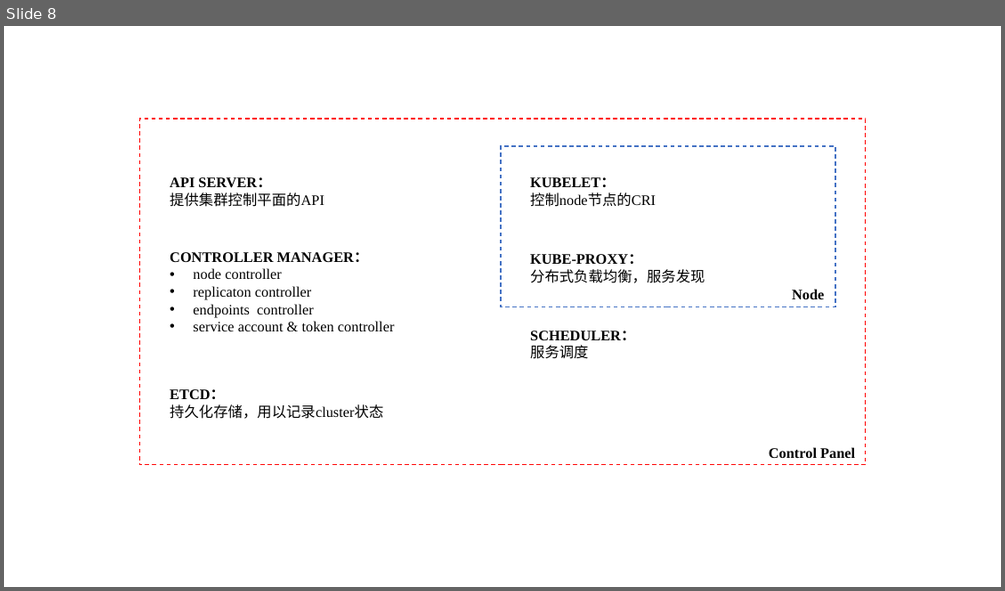
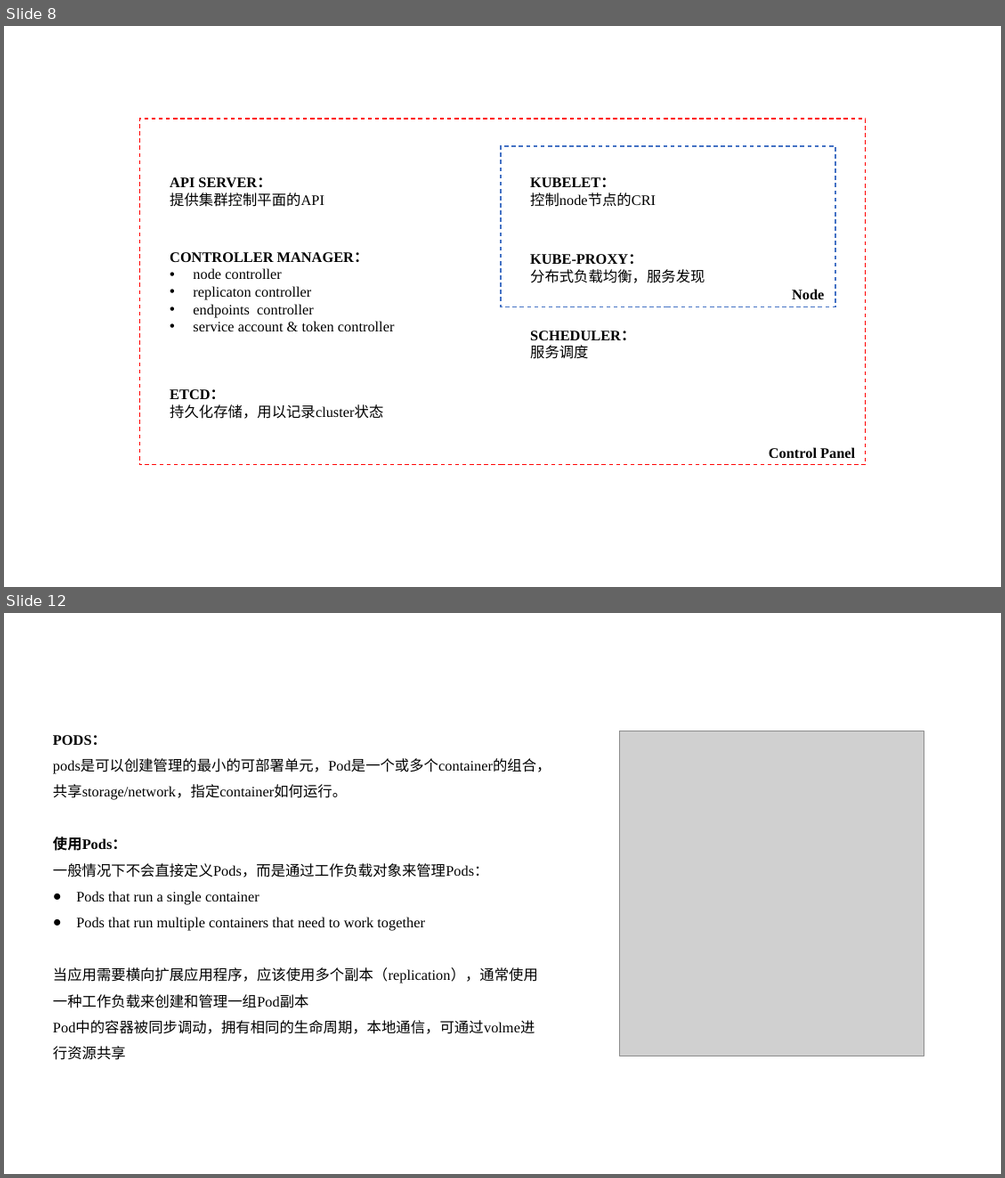
Before and after one commit to nutionMedivn/Kubernetes-training-camp, a slide deck: 基础/008-鸟瞰kubernetes.pptx. Shown one above the other, each under a label of ours: slide 8 before the commit, slides 8 and 12 after it; the slides between them are not shown. The pictures are 1005x591 and 1005x1178 pixels, drawn with LibreOffice and Linux fonts; fonts in the diff are those of the drawing; grey boxes stand for pictures. Boxes give left, top, right and bottom in pixels: in the first picture for what was removed or moved away, otherwise in the second. Text is boxed around its words. In the diff, an @@ line names an element or a change of style, - is before the commit and + after.

```diff
--- a/基础/008-鸟瞰kubernetes.pptx
+++ b/基础/008-鸟瞰kubernetes.pptx
@@ slide 12 added at [4, 613, 1001, 1174], background #FFFFFF @@
@@ text added at [53, 735, 551, 1034], 14 pt, text #000000 @@
+PODS：
+pods是可以创建管理的最小的可部署单元，Pod是一个或多个container的组合，共享storage/network，指定container如何运行。
+使用Pods：
+一般情况下不会直接定义Pods，而是通过工作负载对象来管理Pods：
+● Pods that run a single container
+● Pods that run multiple containers that need to work together
+当应用需要横向扩展应用程序，应该使用多个副本（replication），通常使用一种工作负载来创建和管理一组Pod副本
+Pod中的容器被同步调动，拥有相同的生命周期，本地通信，可通过volme进行资源共享
@@ picture added at [620, 731, 924, 1055] @@
```
Also in this commit, not shown: 3 other slides added.
